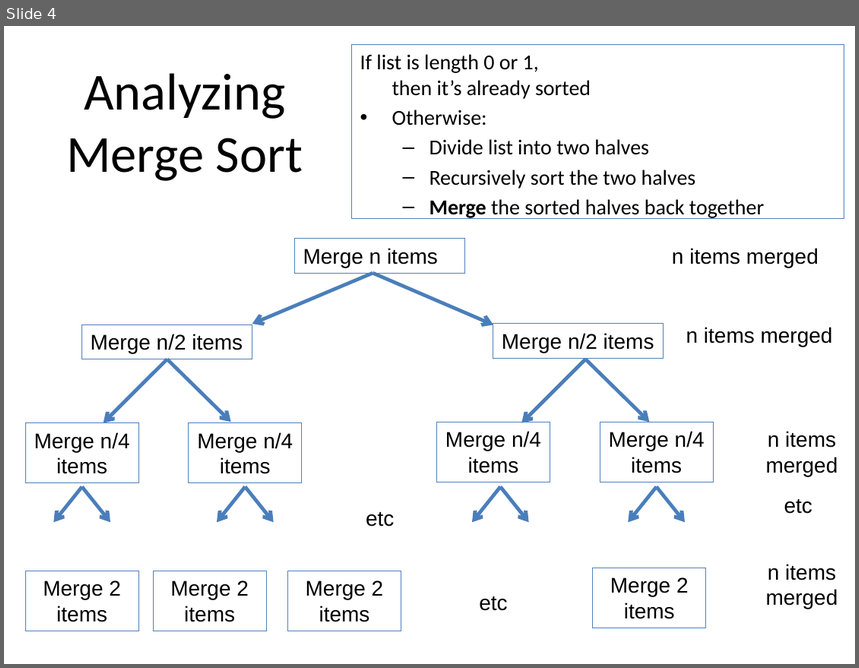
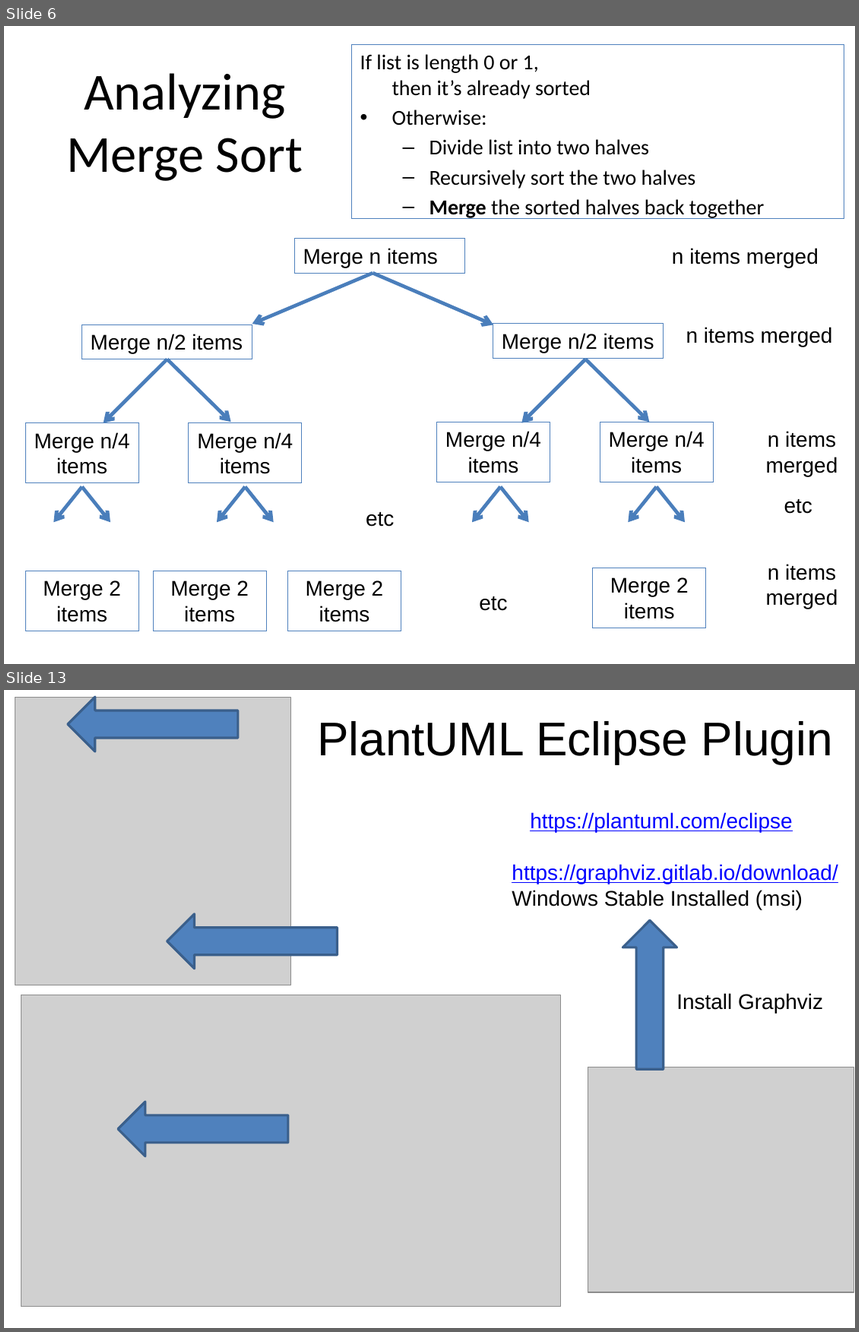
Before and after one commit to RHIT-CSSE/csse220, a slide deck: ClassMaterials/MergeSort/Slides/MergeSort.pptx. Shown one above the other, each under a label of ours: slide 4 before the commit, slides 6 and 13 after it; the slides between them are not shown. The pictures are 859x668 and 859x1332 pixels, drawn with LibreOffice and Linux fonts; fonts in the diff are those of the drawing; grey boxes stand for pictures. Boxes give left, top, right and bottom in pixels: in the first picture for what was removed or moved away, otherwise in the second. Text is boxed around its words. In the diff, an @@ line names an element or a change of style, - is before the commit and + after.

```diff
--- a/ClassMaterials/MergeSort/Slides/MergeSort.pptx
+++ b/ClassMaterials/MergeSort/Slides/MergeSort.pptx
@@ slide 13 added at [4,690,855,1328], background #FFFFFF @@
@@ picture added at [15,697,291,986] @@
@@ right arrow added at [68,697,238,752], fill #4F81BD, outline #3A5F8C 2 pt @@
@@ text added at [317,721,833,764], 40 pt, text #000000 @@
+PlantUML Eclipse Plugin
@@ text added at [530,812,792,832], 18 pt, text #0000FF, underline @@
+https://plantuml.com/eclipse
@@ text added at [512,864,838,910], 18 pt, text #0000FF, underline @@
+https://graphviz.gitlab.io/download/
+Windows Stable Installed (msi)
@@ right arrow added at [167,914,338,968], fill #4F81BD, outline #3A5F8C 2 pt @@
@@ down arrow added at [623,921,677,1070], fill #4F81BD, outline #3A5F8C 2 pt @@
@@ picture added at [21,995,562,1307] @@
@@ text added at [677,993,823,1013], 18 pt, text #000000 @@
+Install Graphviz
@@ picture added at [588,1068,854,1293] @@
@@ right arrow added at [118,1102,288,1157], fill #4F81BD, outline #3A5F8C 2 pt @@
@@ what was slide 4 is now slide 6 @@
```
Also in this commit, not shown: 3 slides changed, 12 other slides added, 1 slide removed, 2 other files.
